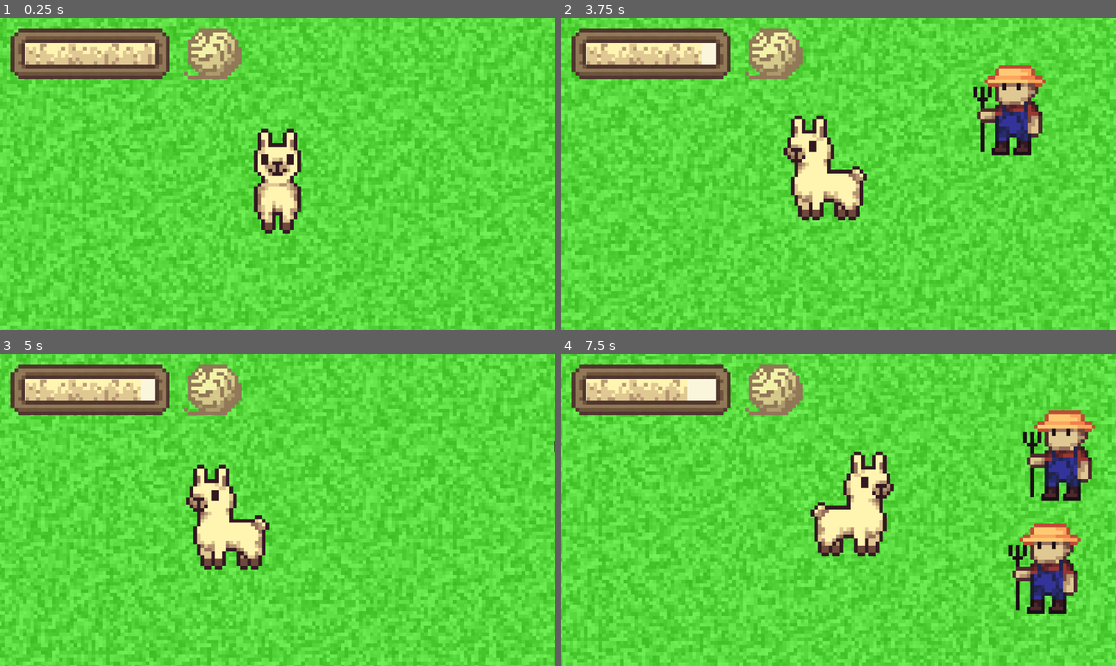
Above: before the commit, frames 1-4 (two rows, left to right).
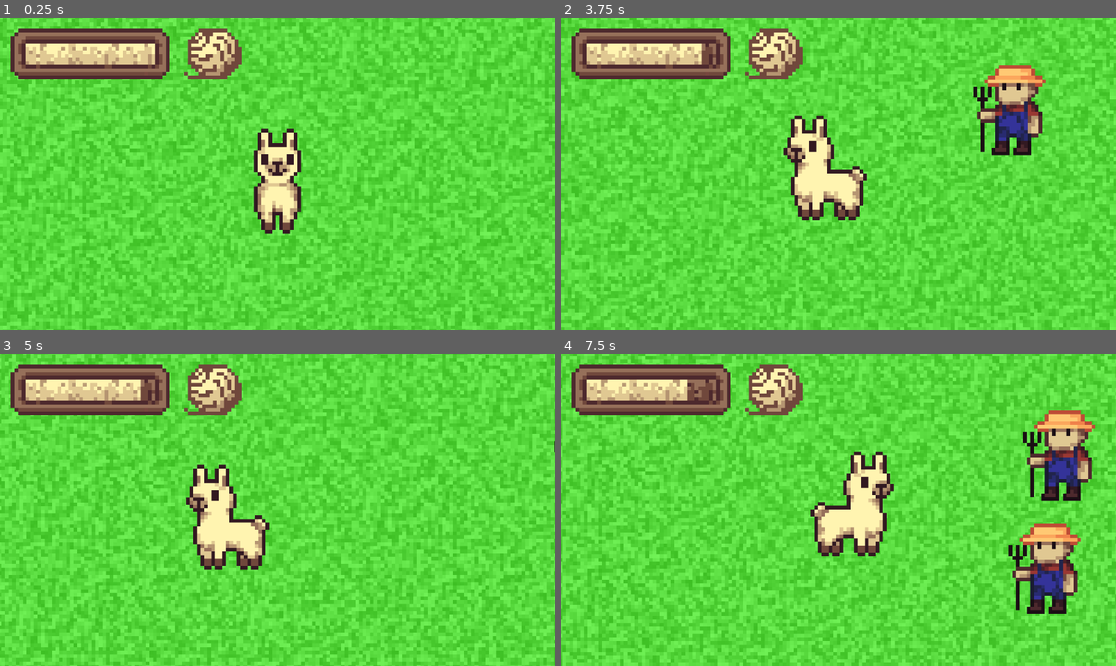
Above: after the commit, the same moments.

Repository: k4444th/Shear-Madness
Game: Godot game, scene res://scenes/main.tscn
Same seed, same stepped clock (60 frames per second), same inputs: the game is played once before the commit and once after it.
Inputs (mouse positions are in pixels of both pictures, inside the frame that each line leads up to):
- Up to frame 1 (0.25 s): no input
- Up to frame 2 (3.75 s): tap Enter at 0.5 s; move the mouse to (960, 158) at 0.52 s; hold D (Right) 0.53-1.28 s; click (960, 158) at 0.67 s; move the mouse to (727, 189) at 1.27 s; hold S (Down) 1.28-2.03 s; move the mouse to (894, 105) at 2.02 s; hold D (Right) 2.03-2.78 s; move the mouse to (810, 236) at 2.77 s; hold W (Up) 2.78-3.53 s; click (810, 236) at 2.92 s; move the mouse to (1005, 220) at 3.52 s; hold A (Left) from 3.53 s (still down)
- Up to frame 3 (5 s): keep holding A (Left); move the mouse to (111, 463) at 4.27 s
- Up to frame 4 (7.5 s): move the mouse to (866, 510) at 5.02 s; release A (Left) at 5.03 s; hold S (Down) 5.03-5.78 s; click (866, 510) at 5.17 s; move the mouse to (755, 432) at 5.77 s; hold D (Right) 5.78-6.53 s; move the mouse to (960, 494) at 6.52 s; hold W (Up) 6.53-7.28 s; move the mouse to (727, 525) at 7.27 s; hold D (Right) from 7.28 s (still down); click (727, 525) at 7.42 s

The runs differ from the first frame. In frame 1, 0.9% of the frame differs, in the area x 4-44%, y 3-20%; in frame 2, 1.0%; in frame 3, 1.0%; in frame 4, 1.2%.

Commit message:
New woolmeter gaphics

Diff:
--- a/scenes/woolmeter.tscn
+++ b/scenes/woolmeter.tscn
@@ -15,13 +15,6 @@
 [node name="Woolmeter" type="Sprite2D"]
 texture = ExtResource("1_udgig")
 script = ExtResource("2_51u80")
-
-[node name="Wool0" type="ColorRect" parent="."]
-offset_left = -28.0
-offset_top = -3.0
-offset_right = 8.0
-offset_bottom = 3.0
-color = Color(0.978485, 0.96328, 0.859533, 1)
 
 [node name="Wool1" type="Sprite2D" parent="."]
 texture = ExtResource("2_2daem")
Binary file changed: assets/images/woolmeter/Woolmeter.png
